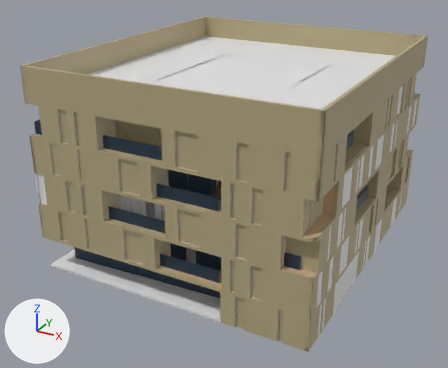
The FBX model Assets/Resources/Models/Scene/BossScene.fbx, before and after one commit.
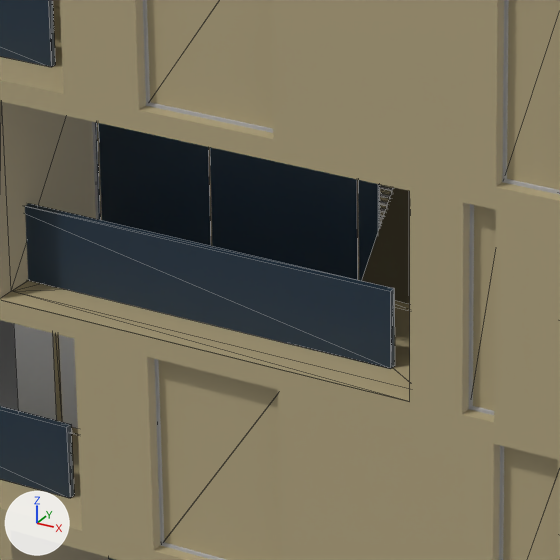
The first picture shows the older version from a 50 mm camera at (1.59, -3.67, 1.32) aimed at (-0.29, -0.25, -0.39). The close-ups show both versions on the part from 34% to 55% of the width and 40% to 66% of the height of that picture; other places that the commit changed are outside them. Every picture has the same lights, and +X, +Y and +Z are marked at lower left. The close-ups show mesh edges as thin lines. Where no turn or scale is listed for an object, it has been applied to the vertices. Vertices at the same position are counted once.

The older version as bpy lines, for what is in view:
```python
me_mesh_002 = bpy.data.meshes.new('Mesh.002')
me_mesh_002.from_pydata(...)  # 2212 vertices, 4416 faces; spans x -0.9..0.9, y -1.03..1.03, z -0.55..0.55
me_mesh_002.materials.append(mat_frames)  # grey #b7b9bb
me_mesh_007 = bpy.data.meshes.new('Mesh.007')
me_mesh_007.from_pydata(...)  # 16 vertices, 24 faces; spans x -0.9..0.9, y -1.02..1.02, z -0.14..-0.13
me_mesh_007.materials.append(mat_whitebeton)  # light grey #cdcdcd
me_mesh_029 = bpy.data.meshes.new('Mesh.029')
me_mesh_029.from_pydata(...)  # 419 vertices, 813 faces; spans x -0.035..0.317, y -0.878..-0.867, z 0.019..0.214
me_mesh_029.materials.append(mat_color_a01)  # its picture is missing
ob_object047 = bpy.data.objects.new('Object047', me_mesh_002)
ob_object047.location = (-0.221, -0.097, -0.254)
ob_object053 = bpy.data.objects.new('Object053', me_mesh_007)
ob_object053.location = (-0.231, -0.096, -0.233)
ob_object062 = bpy.data.objects.new('Object062', me_mesh_029)
ob_object062.location = (-0.221, -0.096, -0.153)
# also in view: '001' at (-0.08, -1.05, -0.03); 'Object049' at (-0.25, -0.08, -0.32); 'Object068' at (-0.22, -1.13, -0.26); 'wall' at (-0.22, -0.09, -0.14); 'Plane009' at (-0.4, -0.97, -0.26)
```
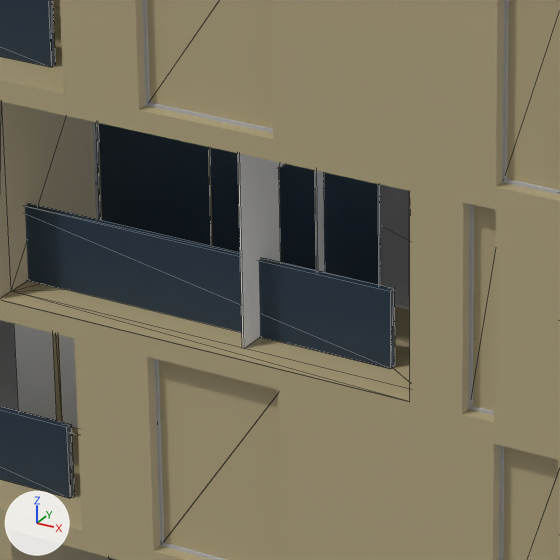
The newer file is also turned or shifted as a whole; pictures and numbers use the older file's frame.

Pixel boxes [x1, y1, x2, y2] of what changed, in the close-ups (560 x 560 px):
'Plane024', added: after [238, 153, 324, 348]
'Object062', reshaped: before [97, 123, 410, 311]; after [97, 123, 212, 246]
part 1 of me_mesh_029, deleted (black): before [357, 180, 410, 311]
'Object052', unchanged, uncovered by the edit: before [380, 186, 392, 225]; after [380, 185, 410, 305]

The change, as a list of edits to the scene's bpy script:
```text
Change me_mesh_029:
    where me_mesh_029.from_pydata(...)  # 419 vertices, 813 faces; spans x -0.035..0.317, y -0.878..-0.867, z 0.019..0.214
    used by ob_object062; location = (-0.221, -0.096, -0.153)
    me_mesh_029 part 1: the loose piece of 212 vertices spanning x 0.247..0.317, y -0.878..-0.867, z 0.019..0.214 is deleted
Add me_mesh_072:
    me_mesh_072.from_pydata(...)  # 20 vertices, 16 faces; spans x -0.002..0.0, y -0.073..0.073, z -0.101..0.101
Add ob_plane024:
    ob_plane024 = bpy.data.objects.new('Plane024', me_mesh_072)
    ob_plane024.location = (-0.007, -1.044, -0.033)
```
